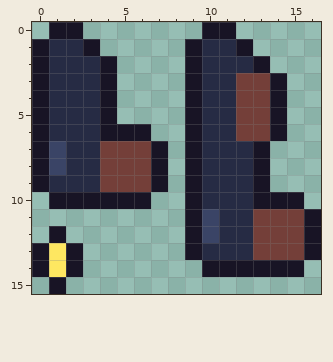
Pixel-art file: Ludem Dare 44/Assets/Sprites/Editor/Guns.aseprite. That is the earlier state.
17x16 pixels, 1 frame.
The result:
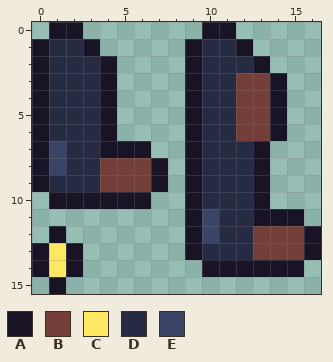
Palette (. is transparent): A #181425  B #743f39  C #fee761  D #262b44  E #3a4466
The exact change:
y 6: x 5..6 AA -> ..
y 7: x 4..7 BBBA -> AAA.
y 10: x 14..15 AA -> ..
y 11: x 13..16 BBBA -> AAA.
Changed places in both pictures, as pixel boxes (x1, y1, x2, y2):
changed: (100, 124, 168, 158)
changed: (253, 192, 321, 226)
